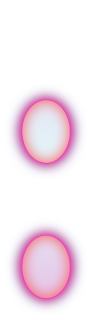
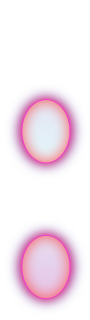
Comparing the layer stacks of the two 90 × 320 images. Changes:
painted on "clock copy 27" over left=22, top=100, right=70, bottom=299
painted on "clock copy 26" over left=22, top=100, right=70, bottom=299